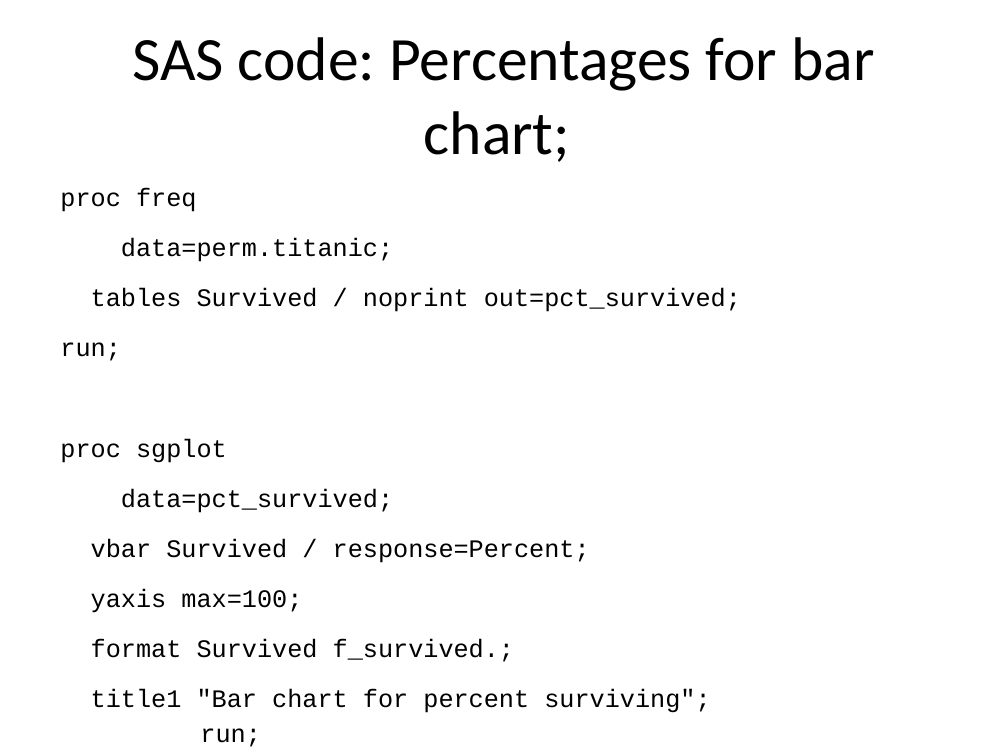
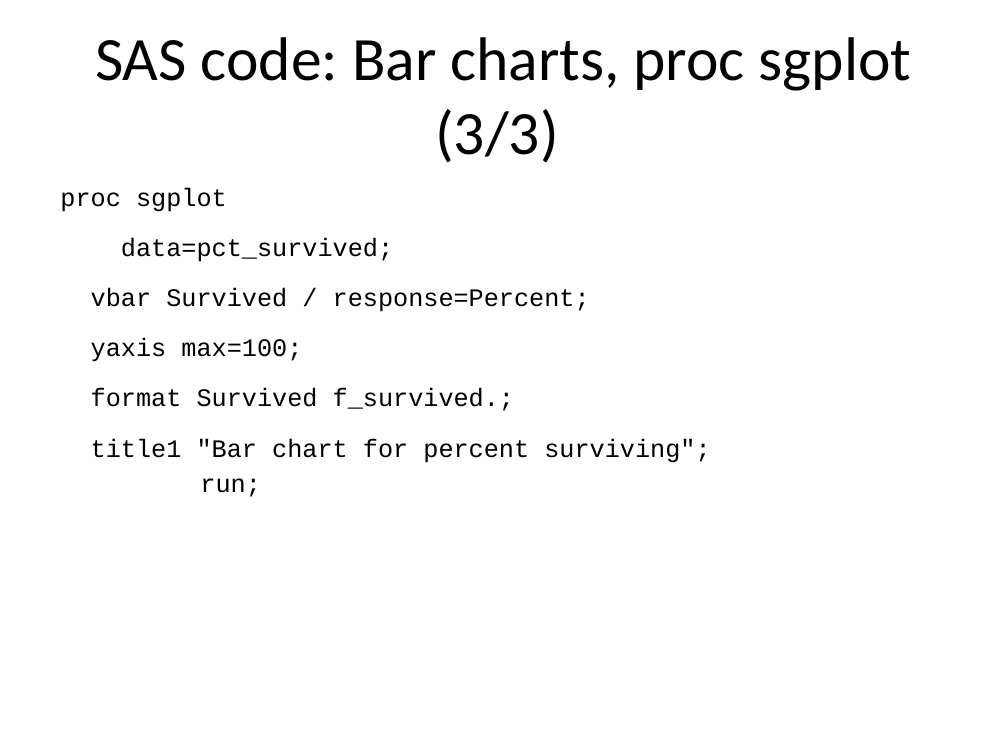
Before and after one commit to pmean/introduction-to-SAS, a slide deck: slide 22 of results/m04-slides-and-speaker-notes.pptx (slide 17 before the commit). Drawn at 1008x756 pixels with LibreOffice and Linux fonts; fonts in the diff are those of the drawing. Boxes give left, top, right and bottom in pixels: in the first picture for what was removed or moved away, otherwise in the second. Text is boxed around its words. In the diff, an @@ line names an element or a change of style, - is before the commit and + after.

```diff
--- a/results/m04-slides-and-speaker-notes.pptx
+++ b/results/m04-slides-and-speaker-notes.pptx
@@ title at [95, 37, 912, 163]: text changed @@
-SAS code: Percentages for bar chart;
+SAS code: Bar charts, proc sgplot (3/3)
@@ text at [60, 188, 710, 497]: text changed @@
-proc freq
-data=perm.titanic;
-tables Survived / noprint out=pct_survived;
-run;
-proc sgplot
-data=pct_survived;
-vbar Survived / response=Percent;
-yaxis max=100;
-format Survived f_survived.;
-title1 "Bar chart for percent surviving";
-run;
+proc sgplot
+data=pct_survived;
+vbar Survived / response=Percent;
+yaxis max=100;
+format Survived f_survived.;
+title1 "Bar chart for percent surviving";
+run;
```
Also in this commit, not shown: 32 other slides changed, 14 slides added, 2 slides removed, 27 other files.
